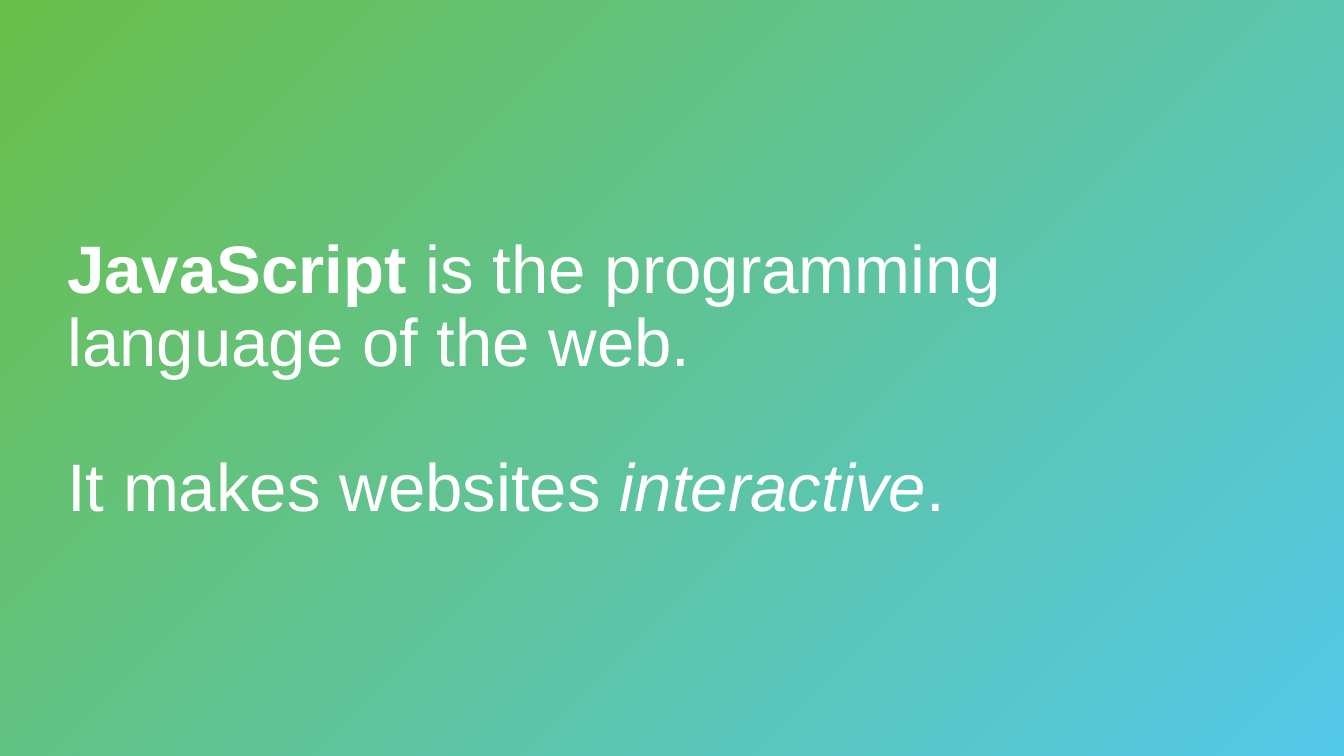
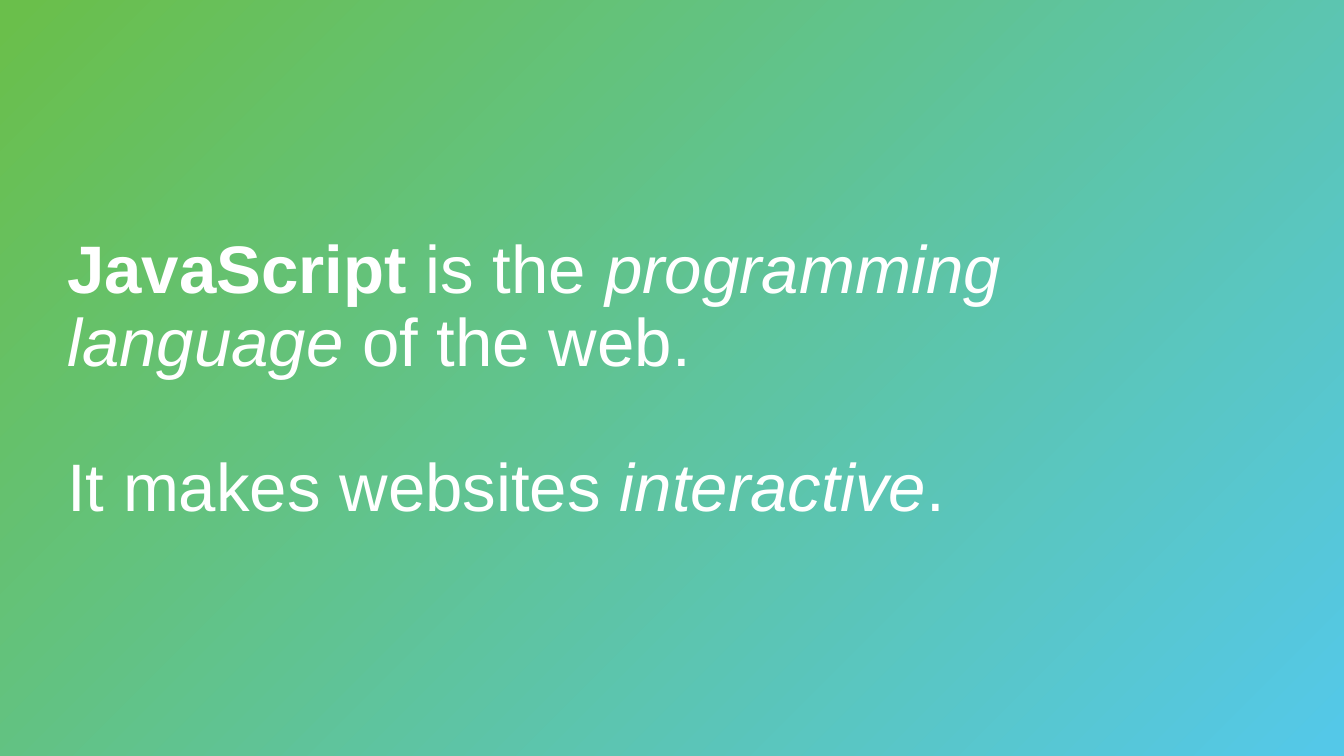
Before and after one commit to hytechclub/web-102, a slide deck: slide 2 of Week02/IntroductionToJavaScript.pptx. Drawn at 1344x756 pixels with LibreOffice and Linux fonts; fonts in the diff are those of the drawing. Boxes give left, top, right and bottom in pixels: in the first picture for what was removed or moved away, otherwise in the second. Text is boxed around its words. In the diff, an @@ line names an element or a change of style, - is before the commit and + after.

```diff
--- a/Week02/IntroductionToJavaScript.pptx
+++ b/Week02/IntroductionToJavaScript.pptx
@@ title "JavaScript is the programming language ..." at <box>67,244,1001,512</box>: italic on in "programming language" @@
```
Also in this commit, not shown: 3 other slides changed, 1 slide added, 54 other files.
